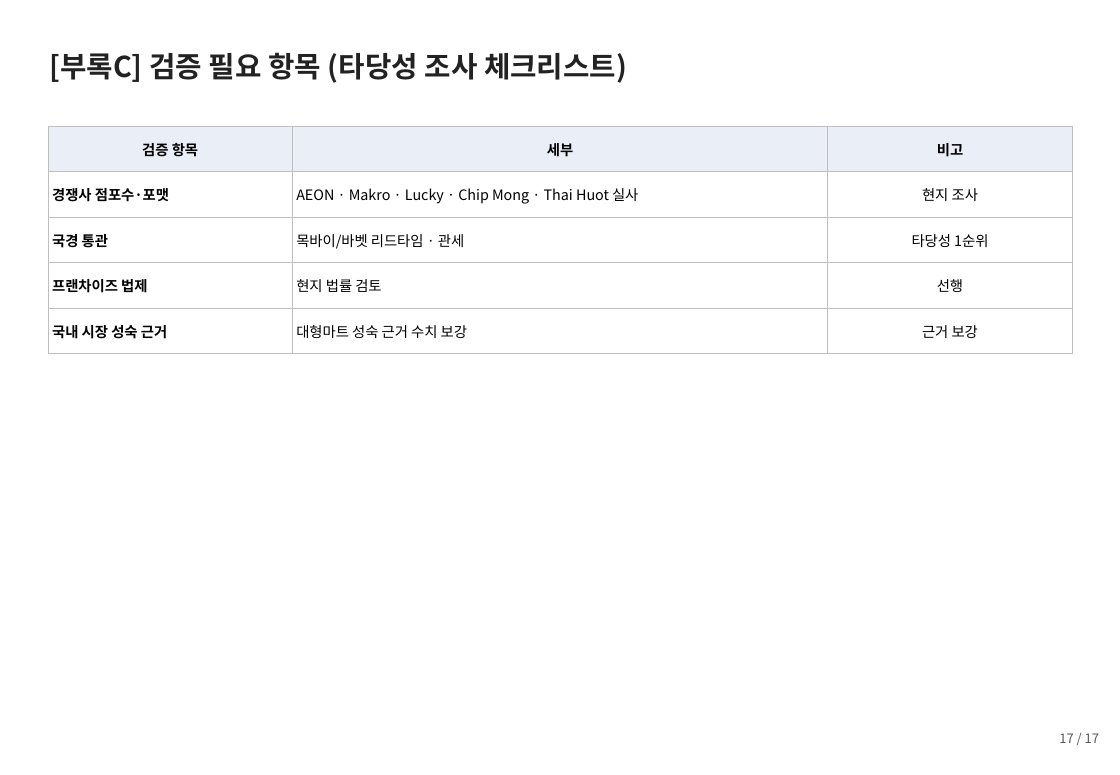
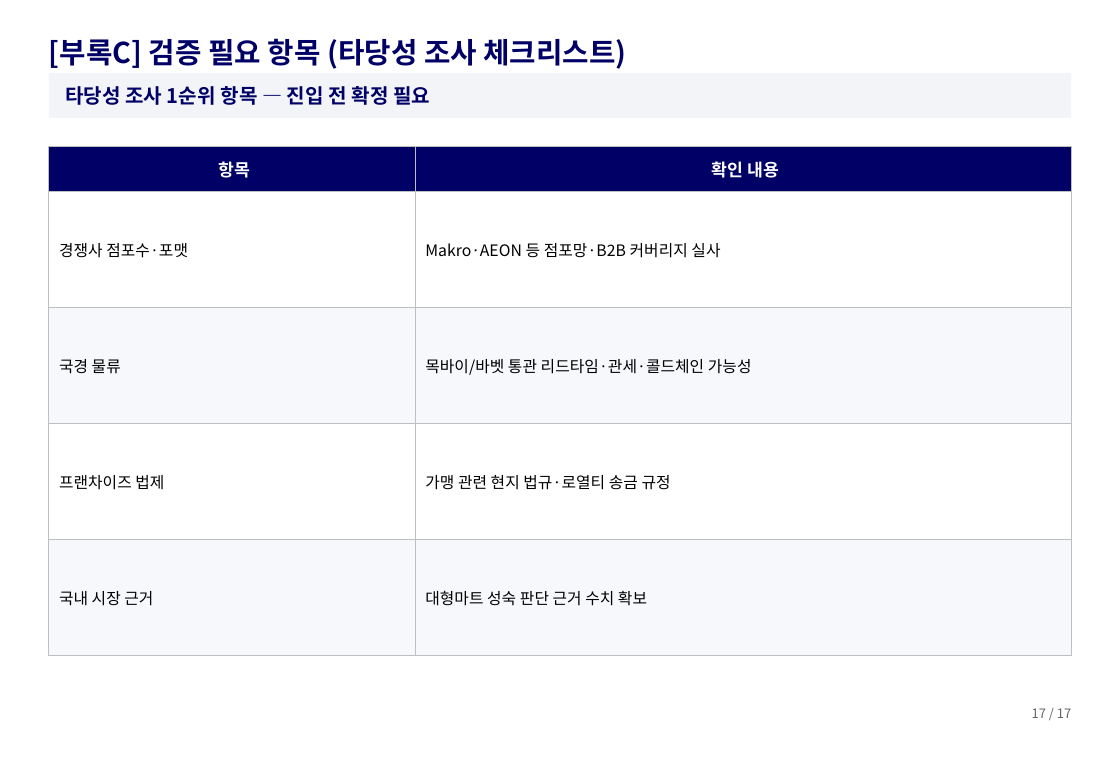
Before and after one commit to avoseed/web1, a slide deck: slide 18 of output/캄보디아_확장기획.pptx. Drawn at 1120x775 pixels with LibreOffice and Linux fonts; fonts in the diff are those of the drawing. Boxes give left, top, right and bottom in pixels: in the first picture for what was removed or moved away, otherwise in the second. Text is boxed around its words. In the diff, an @@ line names an element or a change of style, - is before the commit and + after.

```diff
--- a/output/캄보디아_확장기획.pptx
+++ b/output/캄보디아_확장기획.pptx
@@ text "[부록C] 검증 필요 항목 (타당성 ...": place and size @@
-text "[부록C] 검증 필요 항목 (타당성 ..." at <box>49,52,627,83</box>
+text "[부록C] 검증 필요 항목 (타당성 ..." at <box>49,38,627,69</box>
@@ text "[부록C] 검증 필요 항목 (타당성 ..." at <box>49,38,627,69</box>: text colour #222222 to #000066; vertical alignment top to bottom @@
@@ rectangle added at <box>49,73,1071,118</box>, fill #F2F4F8 @@
@@ text added at <box>65,86,430,105</box>, 14 pt, text #000066, bold @@
+타당성 조사 1순위 항목 — 진입 전 확정 필요
@@ table at <box>49,147,1071,656</box> @@
-column 1: 검증 항목 | 경쟁사 점포수·포맷 | 국경 통관 | 프랜차이즈 법제 | 국내 시장 성숙 근거
-column 2: 세부 | AEON · Makro · Lucky · Chip Mong · Thai Huot 실사 | 목바이/바벳 리드타임 · 관세 | 현지 법률 검토 | 대형마트 성숙 근거 수치 보강
-column 3: 비고 | 현지 조사 | 타당성 1순위 | 선행 | 근거 보강
+column 1: 항목 | 경쟁사 점포수·포맷 | 국경 물류 | 프랜차이즈 법제 | 국내 시장 근거
+column 2: 확인 내용 | Makro·AEON 등 점포망·B2B 커버리지 실사 | 목바이/바벳 통관 리드타임·관세·콜드체인 가능성 | 가맹 관련 현지 법규·로열티 송금 규정 | 대형마트 성숙 판단 근거 수치 확보
@@ table: place and size @@
-table at <box>48,126,1071,354</box>
+table at <box>49,147,1071,656</box>
@@ text "17 / 17": place and size @@
-text "17 / 17" at <box>1059,733,1099,743</box>
+text "17 / 17" at <box>1032,708,1071,718</box>
@@ text "17 / 17" at <box>1032,708,1071,718</box>: text colour #595959 to #666666 @@
```
Also in this commit, not shown: 17 other slides changed, 1 other file.
